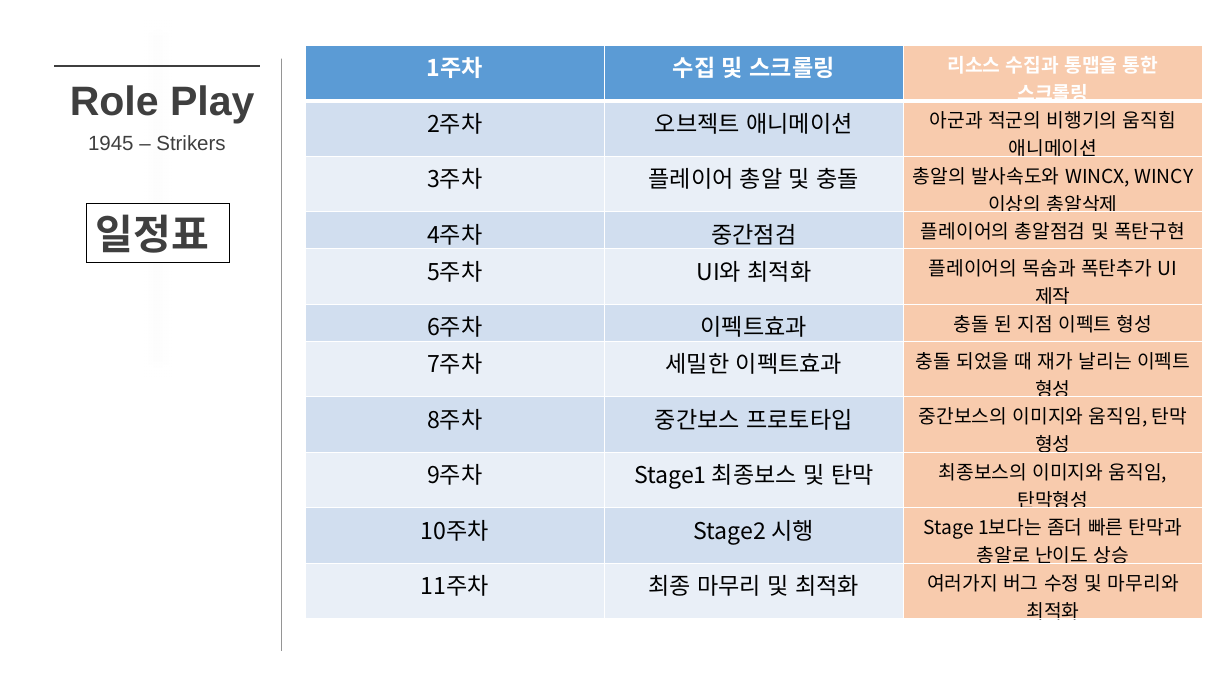
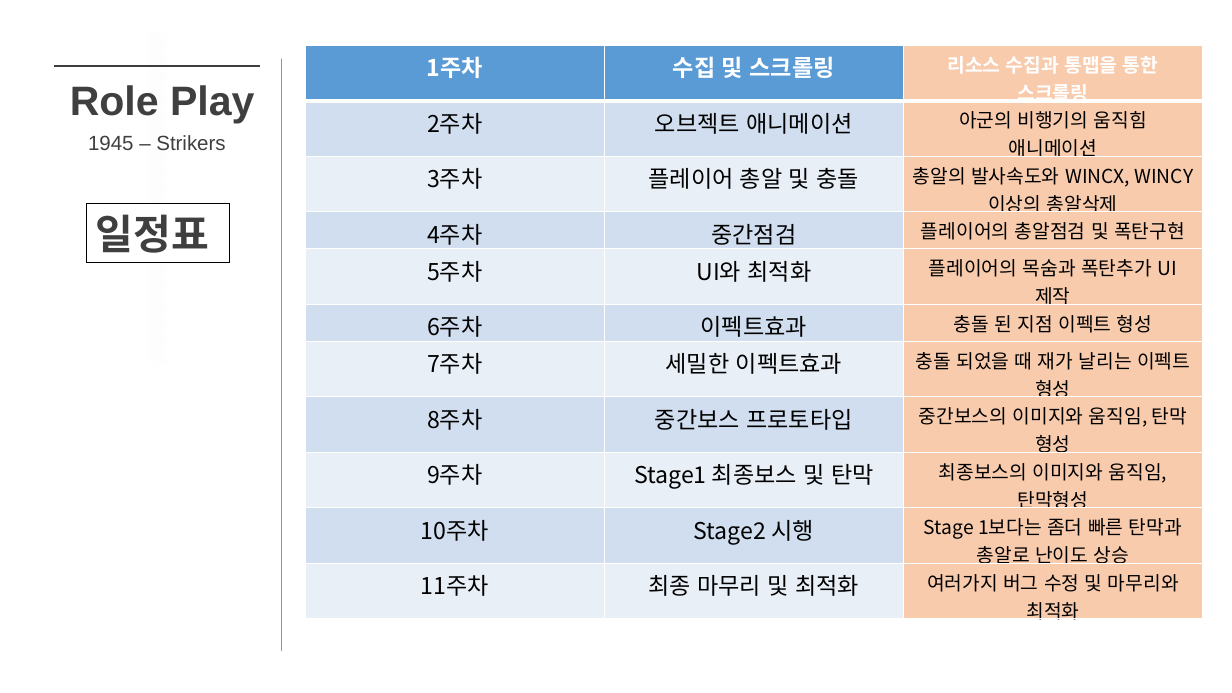
Before and after one commit to HyungBaeYang/Deveopmont, a slide deck: slide 10 of 2013180052 양형배 2DGamePrograming - 기획.pptx. Drawn at 1232x693 pixels with LibreOffice and Linux fonts; fonts in the diff are those of the drawing; background and template pictures are left out. Boxes give left, top, right and bottom in pixels: in the first picture for what was removed or moved away, otherwise in the second. Text is boxed around its words. In the diff, an @@ line names an element or a change of style, - is before the commit and + after.

Commit message:
2스크롤링, 좌우 움직임

```diff
--- a/2013180052 양형배 2DGamePrograming - 기획.pptx
+++ b/2013180052 양형배 2DGamePrograming - 기획.pptx
@@ table at <box>305,45,1203,637</box> @@
-row 2, column 3: 아군과 적군의 비행기의 움직힘 애니메이션
+row 2, column 3: 아군의 비행기의 움직힘 애니메이션
```
Also in this commit, not shown: 5 other files.
